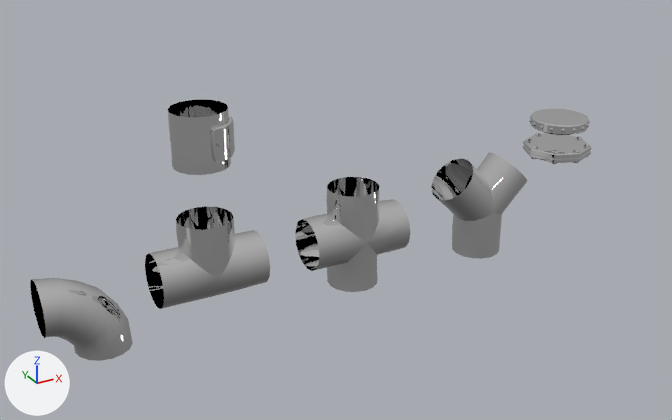
The FBX model Assets/Art/Models/Environment/Pipes.fbx, before and after one commit.
Rendered twice from a 50 mm lens placed at (-6.18, -14.19, 7.69), pointed at (1.68, 0.11, 0.54). Arrows for +X, +Y and +Z are at lower left; the lights stay in place. Where no turn or scale is listed for an object, it has been applied to the vertices.

Script lines for the objects in view, before the commit:
```python
me_pipecrossjoint = bpy.data.meshes.new('PipeCrossJoint')
me_pipecrossjoint.from_pydata(...)  # 158 vertices, 128 faces; spans x -1.0..1.0, y -0.51..0.51, z -1.0..1.0
me_pipecrossjoint.materials.append(mat_imphenziapixpal)  # its picture is missing
me_pipehatch_001 = bpy.data.meshes.new('PipeHatch.001')
me_pipehatch_001.from_pydata(...)  # 126 vertices, 117 faces; spans x 0.002..0.571, y -0.608..-0.002, z -0.3..0.3
me_pipehatch_001.materials.append(mat_imphenziapixpal)  # its picture is missing
me_pipetjoint = bpy.data.meshes.new('PipeTJoint')
me_pipetjoint.from_pydata(...)  # 119 vertices, 96 faces; spans x -1.0..1.0, y -0.51..0.51, z -0.53..1.0
me_pipetjoint.materials.append(mat_imphenziapixpal)  # its picture is missing
me_pipeyjoint = bpy.data.meshes.new('PipeYJoint')
me_pipeyjoint.from_pydata(...)  # 119 vertices, 96 faces; spans x -1.06..1.06, y -0.5..0.52, z -1.0..1.06
me_pipeyjoint.materials.append(mat_imphenziapixpal)  # its picture is missing
ob_pipecrossjoint = bpy.data.objects.new('PipeCrossJoint', me_pipecrossjoint)
ob_pipecrossjoint.location = (2.0, 0.0, 0.0)
ob_pipehatch = bpy.data.objects.new('PipeHatch', me_pipehatch_001)
ob_pipehatch.location = (-1.0, 0.0, 2.5)
ob_pipetjoint = bpy.data.objects.new('PipeTJoint', me_pipetjoint)
ob_pipetjoint.location = (-1.0, 0.0, 0.0)
ob_pipeyjoint = bpy.data.objects.new('PipeYJoint', me_pipeyjoint)
ob_pipeyjoint.location = (5.0, 0.0, 0.0)
# also in view: 'PipeConnector8Sided' at (7.0, 0.0, 0.91); 'PipeElbowJoint' at (-3.25, 0.0, -0.25); 'PipeConnector16Sided' at (7.0, 0.0, 1.5); 'PipeStraight' at (-1.01, -0.01, 2.5)
```
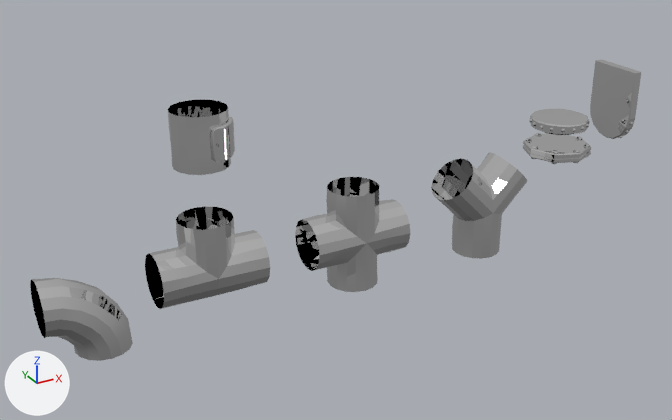
Where the change shows, as pixel boxes (x1, y1, x2, y2) in the pictures (672 x 420 px):
'PipeConnector16Sided.001', added: after (590, 59, 641, 139)
part 1 of me_pipetjoint, shading changed: (145, 206, 270, 309) in both
part 2 of me_pipecrossjoint, shading changed: (295, 177, 410, 292) in both
part 3 of me_pipeyjoint, shading changed: (431, 152, 527, 259) in both

The change, as a diff of the scene's bpy script:
```diff
--- a/Assets/Art/Models/Environment/Pipes.fbx.py
+++ b/Assets/Art/Models/Environment/Pipes.fbx.py
@@ me_pipeyjoint @@
 me_pipeyjoint.from_pydata(...)  # 119 vertices, 96 faces; spans x -1.06..1.06, y -0.5..0.52, z -1.0..1.06
 # used by ob_pipeyjoint; location = (5.0, 0.0, 0.0)
+# me_pipeyjoint part 3: edges marked sharp go from 24 to 120
 me_pipeyjoint.materials.append(mat_imphenziapixpal)
@@ me_pipecrossjoint @@
 me_pipecrossjoint.from_pydata(...)  # 158 vertices, 128 faces; spans x -1.0..1.0, y -0.51..0.51, z -1.0..1.0
 # used by ob_pipecrossjoint; location = (2.0, 0.0, 0.0)
+# me_pipecrossjoint part 2: edges marked sharp go from 32 to 153
 me_pipecrossjoint.materials.append(mat_imphenziapixpal)
@@ me_pipetjoint @@
 me_pipetjoint.from_pydata(...)  # 119 vertices, 96 faces; spans x -1.0..1.0, y -0.51..0.51, z -0.53..1.0
 # used by ob_pipetjoint; location = (-1.0, 0.0, 0.0)
+# me_pipetjoint part 1: edges marked sharp go from 23 to 121
 me_pipetjoint.materials.append(mat_imphenziapixpal)
@@ me_pipeconnector16sided_003 @@
+me_pipeconnector16sided_003.from_pydata(...)  # 240 vertices, 190 faces; spans x -0.11..0.11, y -0.62..0.62, z -0.62..1.0
+me_pipeconnector16sided_003.materials.append(mat_imphenziapixpal)  # its picture is missing
@@ ob_pipeconnector16sided_001 @@
+ob_pipeconnector16sided_001 = bpy.data.objects.new('PipeConnector16Sided.001', me_pipeconnector16sided_003)
+ob_pipeconnector16sided_001.location = (8.5, 0.0, 1.5)
```
